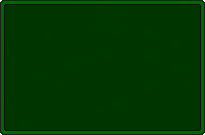
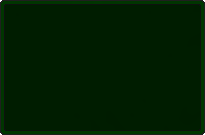
Revision of a layered 205 x 135 image; what changed, layer by layer:
hid group "Sparks" (4 layers) over [1, 1, 204, 134]
hid group "Normal" (2 layers) over [1, 1, 204, 134]
added group "Neutral" with 2 layers above "Disabled" over [1, 1, 204, 134]
added layer "Border #6" in group "Neutral" over [1, 1, 204, 134]
added layer "Background #6" in group "Neutral" over [4, 4, 201, 131]
